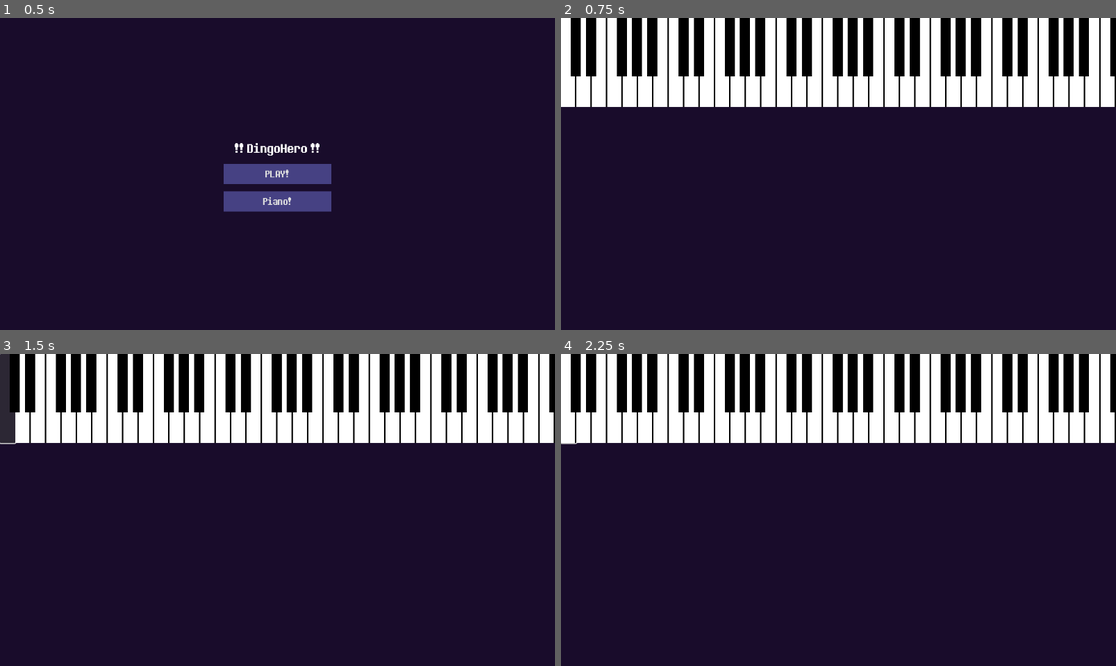
Above: before the commit, frames 1-4 (two rows, left to right).
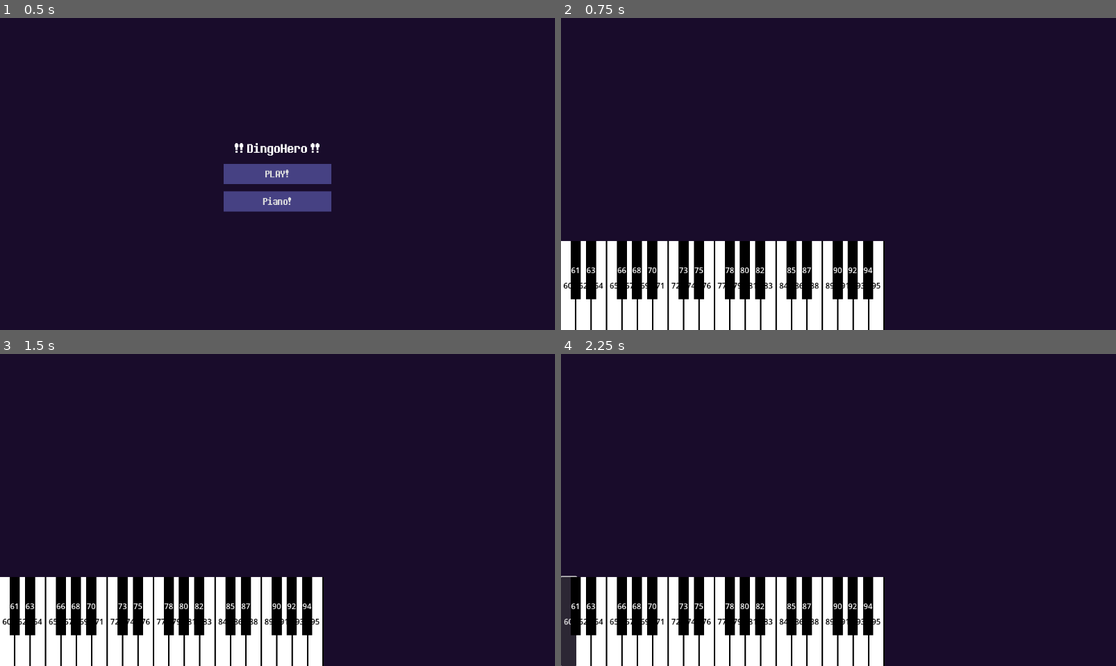
Above: after the commit, the same moments.

Repository: snoutibur/dingohero
Game: Godot game, scene res://main.tscn
Two runs of this game, one before a commit and one after it. Both use one fixed random seed, a clock stepped at 60 frames per second and the inputs below.
Inputs (mouse positions are in pixels of both pictures, inside the frame that each line leads up to):
- Up to frame 1 (0.5 s): no input
- Up to frame 2 (0.75 s): click "PLAY!" at 0.5 s
- Up to frame 3 (1.5 s): click (5, 397) at 1.27 s
- Up to frame 4 (2.25 s): click (566, 622) at 2 s, where only the run after the commit has a clickable "60"

Frame 1 is identical in both runs. In frame 2, 45% of the frame differs, in the area x 0-100%, y 0-100%; in frame 3, 45%; in frame 4, 45%.

Commit message:
Name and numbered piano according to MIDI note

Diff:
--- a/scenes/Game.tscn
+++ b/scenes/Game.tscn
@@ -2,7 +2,7 @@
 
 [ext_resource type="Script" uid="uid://cdtggfeec0v7w" path="res://scripts/Game.gd" id="1_78awf"]
 [ext_resource type="PackedScene" uid="uid://cuyd1qv0pn26e" path="res://addons/midi/MidiPlayer.tscn" id="1_qbsmt"]
-[ext_resource type="AudioStream" path="res://maps/ShelterSegmented/ShelterSection.mp3" id="2_78awf"]
+[ext_resource type="AudioStream" uid="uid://b8fkirb1eh1t5" path="res://maps/Shelter/ShelterAudio.mp3" id="2_78awf"]
 [ext_resource type="PackedScene" uid="uid://bdvkdv77fslji" path="res://addons/midi/ADSR.tscn" id="2_cpr0p"]
 
 [node name="Game" type="Node2D"]
--- a/scenes/Piano.tscn
+++ b/scenes/Piano.tscn
@@ -6,17 +6,18 @@
 bg_color = Color(1, 1, 1, 1)
 border_width_right = 3
 border_color = Color(0, 0, 0, 1)
+corner_detail = 1
 
 [sub_resource type="StyleBoxFlat" id="StyleBoxFlat_uiv44"]
 bg_color = Color(0, 0, 0, 1)
 
 [node name="Piano" type="Control"]
 layout_mode = 3
-anchors_preset = 15
+anchor_top = 1.0
 anchor_right = 1.0
 anchor_bottom = 1.0
-grow_horizontal = 2
-grow_vertical = 2
+offset_top = -185.0
+size_flags_vertical = 4
 script = ExtResource("1_uiv44")
 
 [node name="Octave" type="Control" parent="."]
@@ -25,97 +26,114 @@
 offset_right = 224.0
 offset_bottom = 185.0
 
-[node name="Key60" type="Button" parent="Octave"]
+[node name="KeyC" type="Button" parent="Octave"]
 layout_mode = 0
 offset_right = 32.0
 offset_bottom = 185.0
 theme_override_colors/font_color = Color(0, 0, 0, 1)
 theme_override_styles/normal = SubResource("StyleBoxFlat_o7act")
+clip_text = true
 
-[node name="Key62" type="Button" parent="Octave"]
+[node name="KeyCs" type="Button" parent="Octave"]
+z_index = 1
+layout_mode = 0
+offset_left = 20.0
+offset_right = 41.0
+offset_bottom = 121.0
+theme_override_colors/font_color = Color(1, 1, 1, 1)
+theme_override_styles/normal = SubResource("StyleBoxFlat_uiv44")
+clip_text = true
+
+[node name="KeyD" type="Button" parent="Octave"]
 layout_mode = 0
 offset_left = 32.0
 offset_right = 64.0
 offset_bottom = 185.0
 theme_override_colors/font_color = Color(0, 0, 0, 1)
 theme_override_styles/normal = SubResource("StyleBoxFlat_o7act")
+clip_text = true
 
-[node name="Key64" type="Button" parent="Octave"]
+[node name="KeyDs" type="Button" parent="Octave"]
+z_index = 1
+layout_mode = 0
+offset_left = 52.0
+offset_right = 73.0
+offset_bottom = 121.0
+theme_override_colors/font_color = Color(1, 1, 1, 1)
+theme_override_styles/normal = SubResource("StyleBoxFlat_uiv44")
+clip_text = true
+
+[node name="KeyE" type="Button" parent="Octave"]
 layout_mode = 0
 offset_left = 64.0
 offset_right = 96.0
 offset_bottom = 185.0
 theme_override_colors/font_color = Color(0, 0, 0, 1)
 theme_override_styles/normal = SubResource("StyleBoxFlat_o7act")
+clip_text = true
 
-[node name="Key65" type="Button" parent="Octave"]
+[node name="KeyF" type="Button" parent="Octave"]
 layout_mode = 0
 offset_left = 96.0
 offset_right = 128.0
 offset_bottom = 185.0
 theme_override_colors/font_color = Color(0, 0, 0, 1)
 theme_override_styles/normal = SubResource("StyleBoxFlat_o7act")
+clip_text = true
 
-[node name="Key67" type="Button" parent="Octave"]
+[node name="KeyFs" type="Button" parent="Octave"]
+z_index = 1
+layout_mode = 0
+offset_left = 116.0
+offset_right = 137.0
+offset_bottom = 121.0
+theme_override_colors/font_color = Color(1, 1, 1, 1)
+theme_override_styles/normal = SubResource("StyleBoxFlat_uiv44")
+clip_text = true
+
+[node name="KeyG" type="Button" parent="Octave"]
 layout_mode = 0
 offset_left = 128.0
 offset_right = 160.0
 offset_bottom = 185.0
 theme_override_colors/font_color = Color(0, 0, 0, 1)
 theme_override_styles/normal = SubResource("StyleBoxFlat_o7act")
+clip_text = true
 
-[node name="Key69" type="Button" parent="Octave"]
+[node name="KeyGs" type="Button" parent="Octave"]
+z_index = 1
+layout_mode = 0
+offset_left = 147.0
+offset_right = 168.0
+offset_bottom = 121.0
+theme_override_colors/font_color = Color(1, 1, 1, 1)
+theme_override_styles/normal = SubResource("StyleBoxFlat_uiv44")
+clip_text = true
+
+[node name="KeyA" type="Button" parent="Octave"]
 layout_mode = 0
 offset_left = 160.0
 offset_right = 192.0
 offset_bottom = 185.0
 theme_override_colors/font_color = Color(0, 0, 0, 1)
 theme_override_styles/normal = SubResource("StyleBoxFlat_o7act")
+clip_text = true
 
-[node name="Key71" type="Button" parent="Octave"]
+[node name="KeyAs" type="Button" parent="Octave"]
+z_index = 1
+layout_mode = 0
+offset_left = 179.0
+offset_right = 200.0
+offset_bottom = 121.0
+theme_override_colors/font_color = Color(1, 1, 1, 1)
+theme_override_styles/normal = SubResource("StyleBoxFlat_uiv44")
+clip_text = true
+
+[node name="KeyB" type="Button" parent="Octave"]
 layout_mode = 0
 offset_left = 192.0
 offset_right = 224.0
 offset_bottom = 185.0
 theme_override_colors/font_color = Color(0, 0, 0, 1)
 theme_override_styles/normal = SubResource("StyleBoxFlat_o7act")
-
-[node name="Key61" type="Button" parent="Octave"]
-layout_mode = 0
-offset_left = 20.0
-offset_right = 41.0
-offset_bottom = 121.0
-theme_override_colors/font_color = Color(1, 1, 1, 1)
-theme_override_styles/normal = SubResource("StyleBoxFlat_uiv44")
-
-[node name="Key66" type="Button" parent="Octave"]
-layout_mode = 0
-offset_left = 116.0
-offset_right = 137.0
-offset_bottom = 121.0
-theme_override_colors/font_color = Color(1, 1, 1, 1)
-theme_override_styles/normal = SubResource("StyleBoxFlat_uiv44")
-
-[node name="Key68" type="Button" parent="Octave"]
-layout_mode = 0
-offset_left = 147.0
-offset_right = 168.0
-offset_bottom = 121.0
-theme_override_colors/font_color = Color(1, 1, 1, 1)
-theme_override_styles/normal = SubResource("StyleBoxFlat_uiv44")
-
-[node name="Key70" type="Button" parent="Octave"]
-layout_mode = 0
-offset_left = 179.0
-offset_right = 200.0
-offset_bottom = 121.0
-theme_override_colors/font_color = Color(1, 1, 1, 1)
-theme_override_styles/normal = SubResource("StyleBoxFlat_uiv44")
-
-[node name="Key63" type="Button" parent="Octave"]
-layout_mode = 0
-offset_left = 52.0
-offset_right = 73.0
-offset_bottom = 121.0
-theme_override_colors/font_color = Color(1, 1, 1, 1)
-theme_override_styles/normal = SubResource("StyleBoxFlat_uiv44")
+clip_text = true
--- a/scripts/Piano.gd
+++ b/scripts/Piano.gd
@@ -2,20 +2,32 @@
 
 @onready var octave_template = $Octave
 
-var num_octaves = 7
+var num_octaves = 3
+var curNote = 60
 
 func generate_keys(octaves: int):
-	print("Generating " + str(octaves) + " octaves")
+	print("Generating " + str(octaves) + " octaves using template: " + str(octave_template))
 	for i in range(octaves):
+		# Add the octaves
 		var new_octave = octave_template.duplicate()
 		new_octave.position.x = i * octave_template.get_rect().size.x
 		add_child(new_octave)
+
+		# ID the keys to a MIDI Note
+		for key in new_octave.get_children():
+			if key.name.begins_with("Key"):
+				key.set_meta("midi_note", curNote)  # Attach midi_note as metadata to the key
+				key.name = "Key" + str(curNote)
+				key.text = str(curNote) # Set the button's text to the MIDI note number
+				print("Assigned MIDI note ", str(curNote), " to ", key.name)
+				curNote+=1
+
 	# Remove the original template after duplication
 	octave_template.queue_free()
 
+	print("Octave generation complete")
+
 func _ready():
-	print(octave_template)
-
 	if octave_template == null:
 		print("Octave template no exist!")
 	else:
